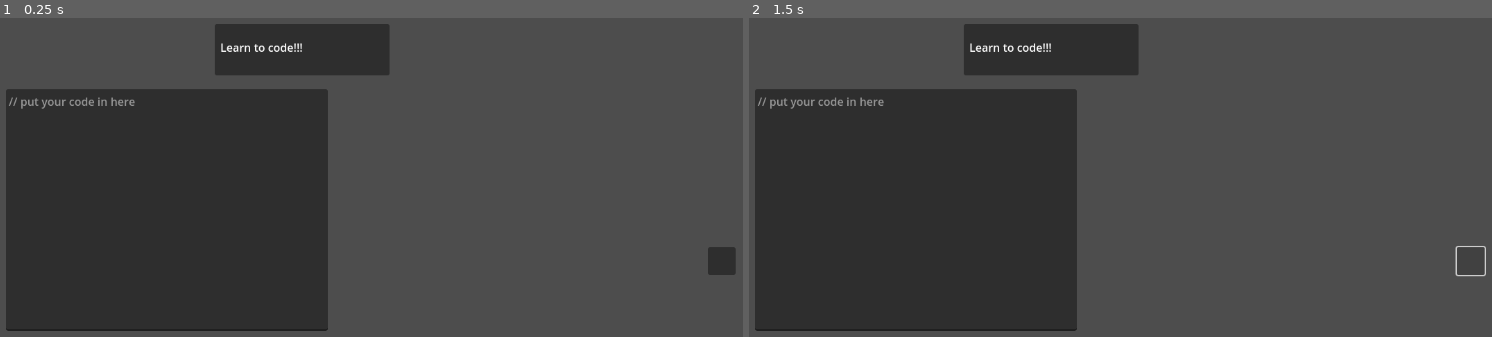
Above: before the commit, frames 1-2 (left to right).
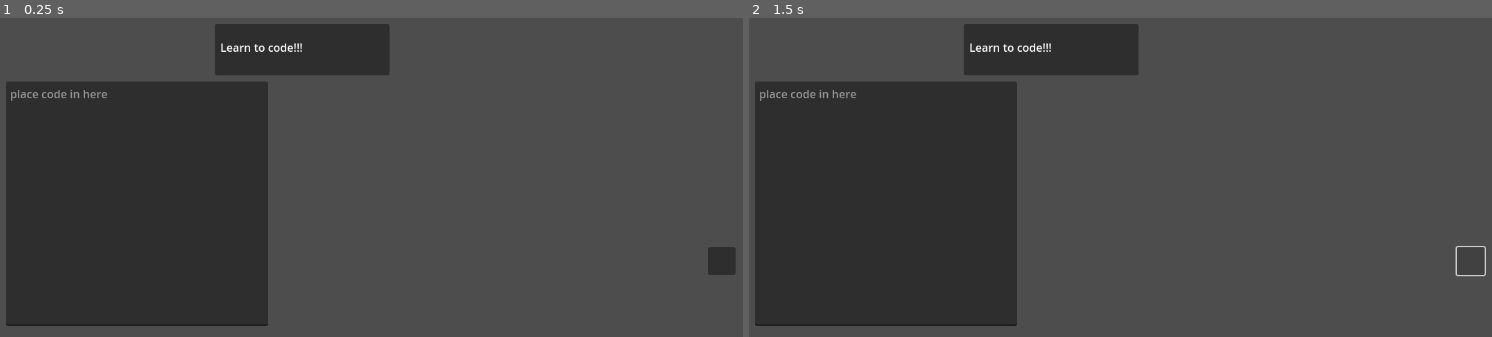
Above: after the commit, the same moments.

Repository: Weeb-trash2000/programFUN
Game: Godot game, scene res://node_2d.tscn
The game is run twice, just before and just after one commit, with the same random seed, the same clock (stepped at 60 frames per second) and the same inputs.
Inputs (mouse positions are in pixels of both pictures, inside the frame that each line leads up to):
- Up to frame 1 (0.25 s): no input
- Up to frame 2 (1.5 s): click (1469, 260) at 0.5 s; click (1469, 260) at 1.25 s

The runs differ from the first frame. In frame 1, 7.8% of the frame differs, in the area x 0-45%, y 20-99%; in frame 2, 7.8%.

Commit message:
replaced a node to work with programming

Diff:
--- a/great-learning-thing/node_2d.tscn
+++ b/great-learning-thing/node_2d.tscn
@@ -1,16 +1,13 @@
-[gd_scene load_steps=2 format=3 uid="uid://srb8cssi5q4q"]
-
-[ext_resource type="Script" path="res://text_edit.gd" id="1_v1mxk"]
+[gd_scene format=3 uid="uid://srb8cssi5q4q"]
 
 [node name="Node2D" type="Node2D"]
 
-[node name="codeInput" type="TextEdit" parent="."]
+[node name="CodeEdit" type="CodeEdit" parent="."]
 offset_left = 62.0
-offset_top = 110.0
-offset_right = 526.0
-offset_bottom = 459.0
-placeholder_text = "// put your code in here"
-script = ExtResource("1_v1mxk")
+offset_top = 99.0
+offset_right = 440.0
+offset_bottom = 452.0
+placeholder_text = "place code in here"
 
 [node name="AspectRatioContainer" type="AspectRatioContainer" parent="."]
 offset_left = 1074.0
